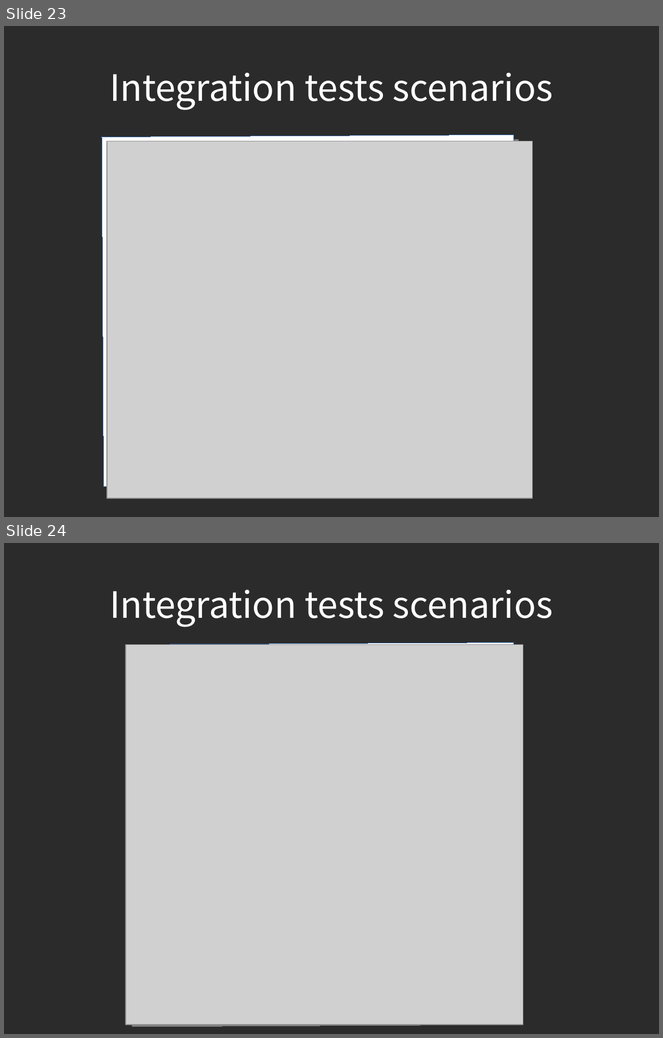
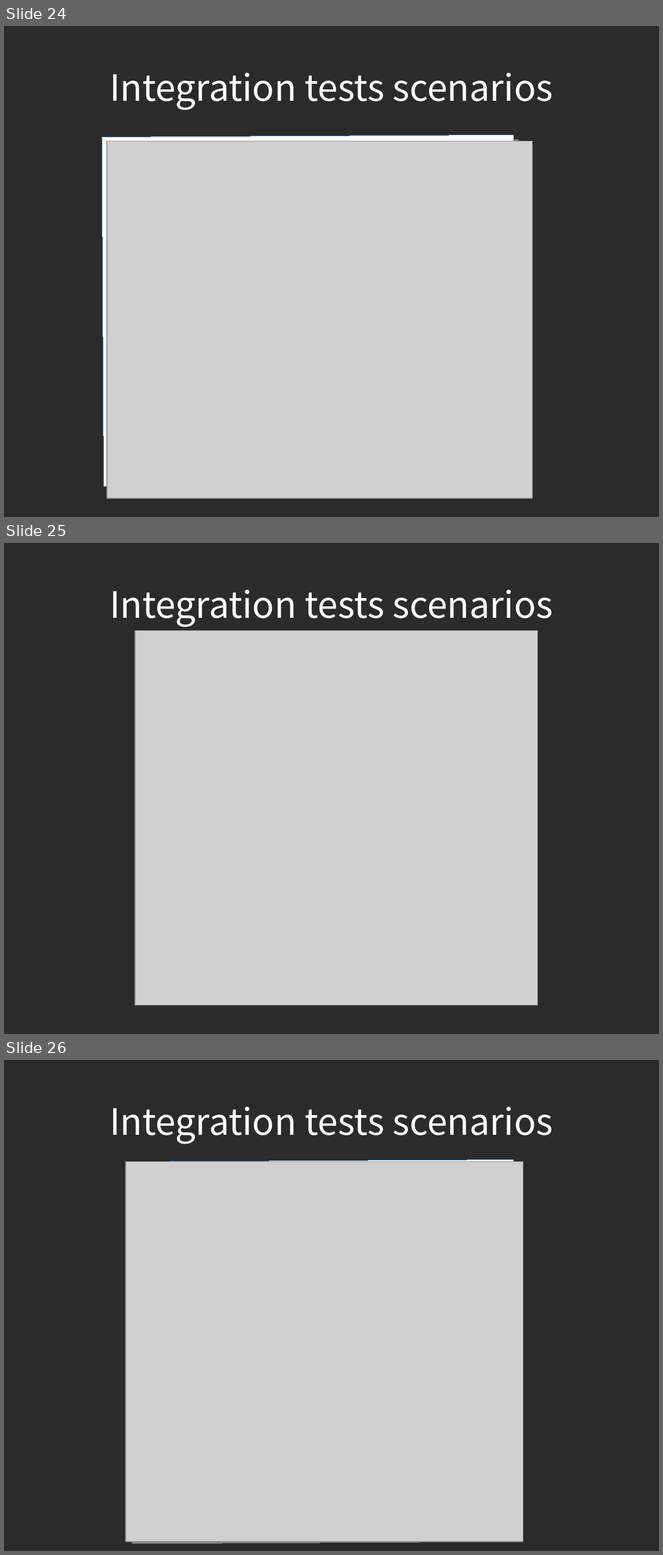
Before and after one commit to piotrek24061988/AutomaticTesting, a slide deck: module1/doc/AutomatedTesting.odp. Shown one above the other, each under a label of ours: slides 23 and 24 before the commit, slides 24, 25 and 26 after it. The pictures are 663x1038 and 663x1555 pixels, drawn with LibreOffice and Linux fonts; fonts in the diff are those of the drawing; grey boxes stand for pictures; background and template pictures are left out; a plain dark background stands for a picture behind light text. Boxes give left, top, right and bottom in pixels: in the first picture for what was removed or moved away, otherwise in the second. Text is boxed around its words. In the diff, an @@ line names an element or a change of style, - is before the commit and + after.

```diff
--- a/module1/doc/AutomatedTesting.odp
+++ b/module1/doc/AutomatedTesting.odp
@@ slide 25 added at [4, 543, 659, 1034], background picture (left out) @@
@@ title added at [110, 590, 554, 627], 44 pt, text #FFFFFF @@
+Integration tests scenarios
@@ picture added at [135, 631, 538, 1006] @@
@@ what was slide 23 is now slide 24 @@
@@ what was slide 24 is now slide 26 @@
```
Also in this commit, not shown: 2 slides changed, 1 other slide added.
